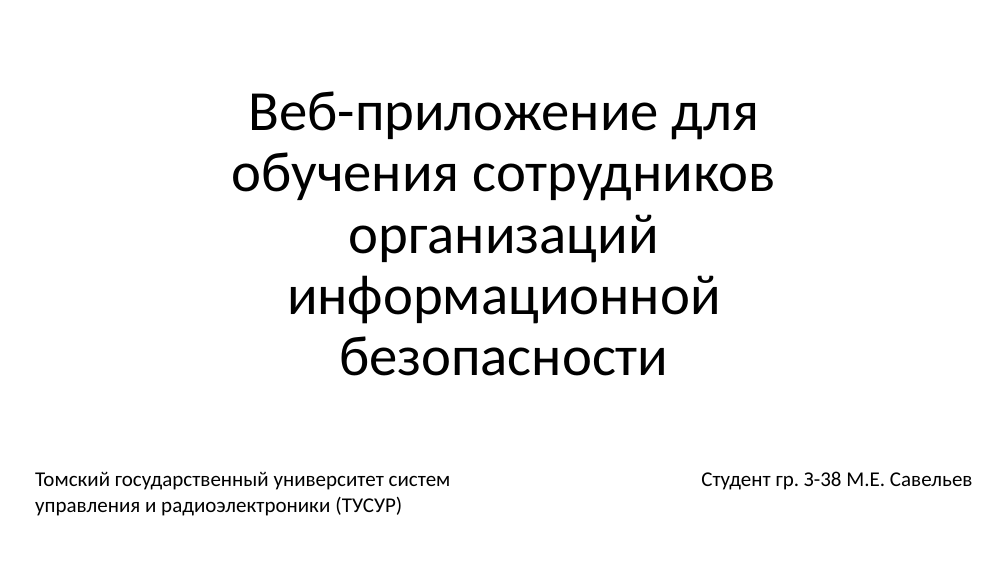
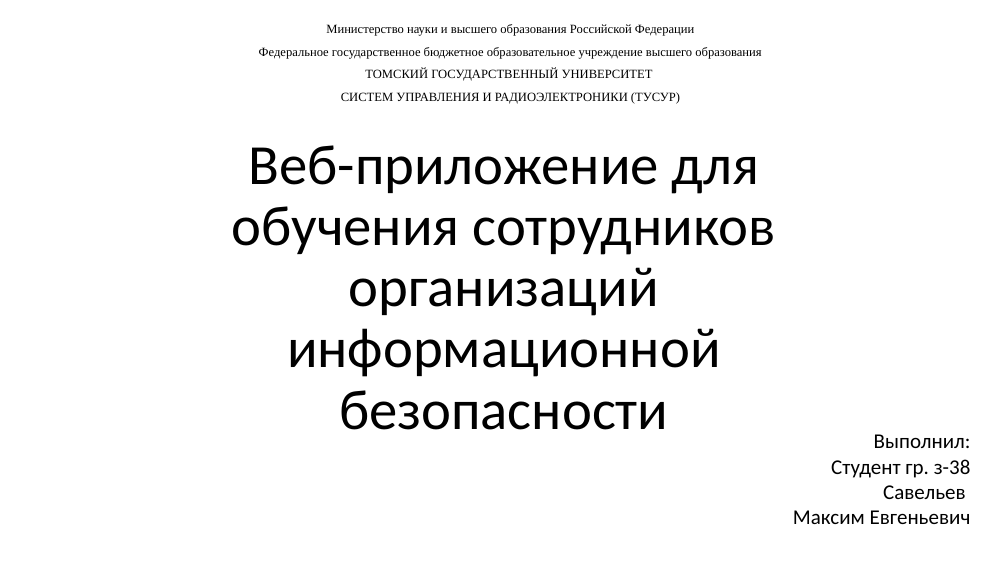
Before and after one commit to Userdestroyer/Diploma, a slide deck: slide 1 of 1 практика/Презентация.pptx. Drawn at 1008x567 pixels with LibreOffice and Linux fonts; fonts in the diff are those of the drawing. Boxes give left, top, right and bottom in pixels: in the first picture for what was removed or moved away, otherwise in the second. Text is boxed around its words. In the diff, an @@ line names an element or a change of style, - is before the commit and + after.

```diff
--- a/1 практика/Презентация.pptx
+++ b/1 практика/Презентация.pptx
@@ text added at <box>259,24,761,104</box>, 12 pt, text #000000 @@
+Министерство науки и высшего образования Российской Федерации
+Федеральное государственное бюджетное образовательное учреждение высшего образования
+ТОМСКИЙ ГОСУДАРСТВЕННЫЙ УНИВЕРСИТЕТ
+СИСТЕМ УПРАВЛЕНИЯ И РАДИОЭЛЕКТРОНИКИ (ТУСУР)
@@ title "Веб-приложение для обучения сотрудников организаций ...": place and size @@
-title "Веб-приложение для обучения сотрудников организаций ..." at <box>232,91,775,376</box>
+title "Веб-приложение для обучения сотрудников организаций ..." at <box>232,145,775,430</box>
@@ text at <box>793,434,971,524</box>: text changed @@
-Студент гр. З-38 М.Е. Савельев
+Выполнил:
+Студент гр. з-38
+Савельев
+Максим Евгеньевич
@@ text removed at <box>35,471,451,516</box> @@
-Томский государственный университет систем управления и радиоэлектроники (ТУСУР)
```
Also in this commit, not shown: 2 other files.
